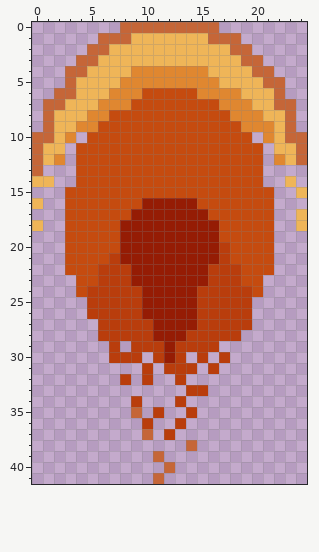
Two states of a pixel-art sprite, assets/playerProjectile.png. The picture above is the old version.
The file is 25x42 pixels.
After the commit:
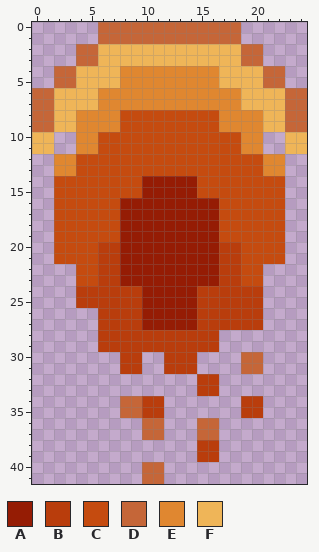
Palette (. is transparent): A #951c04  B #b93d0c  C #c54b0f  D #c56638  E #e08730  F #efb558
Changes in this commit:
The edit turns colour B into colour A in rows 22 to 23 at x 8 and 16; in row 27 at x 10.
The edit turns colour C into colour A in rows 14 to 15 at x 10 to 14; in row 16 at x 8 to 9 and 15 to 16; in row 17 at x 8 and 16.
There is now colour B in row 25 at x 4 and 20; in rows 26 to 27 at x 20; in row 29 at x 6 and 8; in row 30 at x 14; in row 31 at x 8 to 9; in row 32 at x 15 to 16.
There is now colour B in row 33 at x 16; in row 34 at x 10 to 11 and 19 to 20; in row 35 at x 10 and 19 to 20; in rows 38 to 39 at x 15 to 16.
The edit turns colour A into colour B in row 28 at x 11 to 13; in rows 29 to 30 at x 12.
The edit turns colour C into colour B in row 20 at x 6 to 7 and 18; in row 21 at x 6 and 18; in row 24 at x 4 and 20.
There is now colour C in row 14 at x 2 to 3 and 21 to 22; in rows 15 to 21 at x 2 and 22.
There is now colour D in row 0 at x 6 to 7 and 17 to 18; in row 2 at x 4 and 20; in row 4 at x 2 and 22; in row 5 at x 2; in row 6 at x 0 to 1 and 23 to 24; in rows 7 to 9 at x 0 and 24.
There is now colour D in rows 30 to 31 at x 19 to 20; in rows 34 to 35 at x 8; in rows 36 to 37 at x 11 and 15 to 16; in row 40 at x 10 to 11; in row 41 at x 10.
The edit turns colour B into colour D in row 34 at x 9; in row 36 at x 10.
The edit turns colour F into colour D in row 1 at x 9 to 15.
There is now colour E in row 10 at x 4 and 20; in row 12 at x 3 and 21; in row 13 at x 2 to 3 and 21 to 22.
The edit turns colour C into colour E in row 6 at x 10 to 14; in row 7 at x 9 to 16; in row 8 at x 7 and 17; in row 9 at x 6 to 7 and 17 to 18; in row 10 at x 5 and 19; in row 11 at x 4 to 5 and 19 to 20.
The edit turns colour F into colour E in row 4 at x 8 and 16; in row 6 at x 6; in row 8 at x 4.
The edit turns colour D into colour F in row 2 at x 6 and 18; in row 4 at x 4 and 20; in row 6 at x 2 to 3 and 22; in row 7 at x 2 and 22; in row 10 at x 0 to 1 and 23 to 24; in row 11 at x 0 and 24.
The edit turns colour E into colour F in row 7 at x 19; in row 9 at x 21.
Colour B is removed in row 26 at x 5; in row 28 at x 17 to 18; in row 30 at x 7, 11, 15 and 17; in row 31 at x 10 and 16; in row 32 at x 8, 10 and 13; in row 33 at x 14.
Colour B is removed in row 34 at x 13; in row 35 at x 14; in row 36 at x 13; in row 37 at x 12.
Colour C is removed in row 22 at x 3 and 21.
Colour D is removed in row 12 at x 0 and 24; in row 13 at x 0; in row 38 at x 14; in row 39 at x 11; in row 40 at x 12.
Colour E is removed in row 10 at x 3 and 21.
Colour F is removed in rows 10 to 11 at x 2 and 22; in row 12 at x 1 and 23; in row 14 at x 0 to 1 and 23; in row 15 at x 24; in row 16 at x 0; in row 17 at x 24.
Colour F is removed in row 18 at x 0 and 24.
